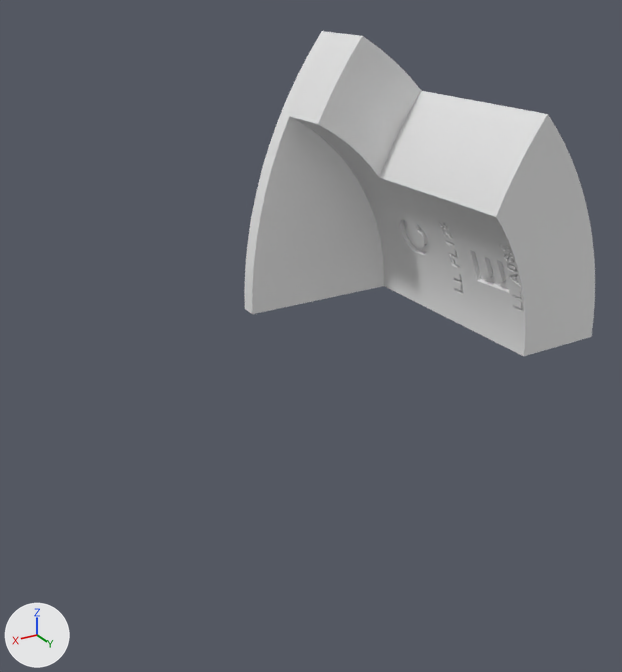
Before and after pictures for a commit that changed the glTF model Airspace/ELW.glb.
The view is the same before and after, from a camera (50 mm lens) standing at (36.0, 58.7, 37.3) and looking at (-6.5, -12.1, 1.9). Arrows for +X, +Y and +Z are at lower left; the lights stay in place. Mesh edges are drawn as thin lines on the coarser meshes.

In view in the first picture: 'MeshPrimDef', 'MeshPrimDef_1'.
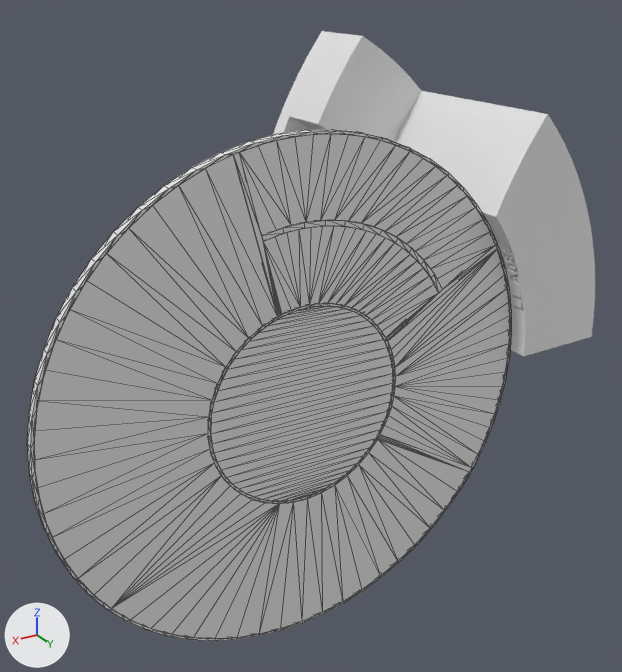
Where the change shows, as pixel boxes (x1, y1, x2, y2) in the pictures (622 x 672 px):
'MeshPrimDef_7', added: after (34, 155, 469, 639)
'MeshPrimDef_5', added: after (211, 306, 393, 501)
'MeshPrimDef_3', added: after (239, 134, 495, 289)
'MeshPrimDef_6', added: after (380, 249, 510, 468)
'MeshPrimDef_4', added: after (263, 226, 439, 337)
'MeshPrimDef_2', added: after (27, 129, 511, 641)
'MeshPrimDef', unchanged, covered by the edit: before (245, 31, 489, 331); after (273, 31, 489, 176)

The change, as a list of edits to the scene's bpy script:
```text
Add me_body8:
    me_body8.from_pydata(...)  # 128 vertices, 252 faces; spans x -20.6..24.7, y -2.5..-2.0, z -24.7..23.8
Add me_body7:
    me_body7.from_pydata(...)  # 56 vertices, 108 faces; spans x -24.7..-8.4, y -2.5..-2.0, z -13.2..11.7
Add me_body6:
    me_body6.from_pydata(...)  # 120 vertices, 236 faces; spans x -9.8..9.8, y -2.5..-2.0, z -9.8..9.8
Add me_body5:
    me_body5.from_pydata(...)  # 70 vertices, 136 faces; spans x -14.8..4.2, y -2.5..-2.0, z 5.0..17.0
Add me_body4:
    me_body4.from_pydata(...)  # 74 vertices, 144 faces; spans x -21.6..6.1, y -2.5..-2.0, z 8.6..24.7
Add me_body3:
    me_body3.from_pydata(...)  # 478 vertices, 992 faces; spans x -25.0..25.0, y -3.0..-2.0, z -25.0..25.0
Add ob_meshprimdef_7:
    ob_meshprimdef_7 = bpy.data.objects.new('MeshPrimDef_7', me_body8)
    ob_meshprimdef_7.location = (0.0, 0.0, 0.0)
Add ob_meshprimdef_6:
    ob_meshprimdef_6 = bpy.data.objects.new('MeshPrimDef_6', me_body7)
    ob_meshprimdef_6.location = (0.0, 0.0, 0.0)
Add ob_meshprimdef_5:
    ob_meshprimdef_5 = bpy.data.objects.new('MeshPrimDef_5', me_body6)
    ob_meshprimdef_5.location = (0.0, 0.0, 0.0)
Add ob_meshprimdef_4:
    ob_meshprimdef_4 = bpy.data.objects.new('MeshPrimDef_4', me_body5)
    ob_meshprimdef_4.location = (0.0, 0.0, 0.0)
Add ob_meshprimdef_3:
    ob_meshprimdef_3 = bpy.data.objects.new('MeshPrimDef_3', me_body4)
    ob_meshprimdef_3.location = (0.0, 0.0, 0.0)
Add ob_meshprimdef_2:
    ob_meshprimdef_2 = bpy.data.objects.new('MeshPrimDef_2', me_body3)
    ob_meshprimdef_2.location = (0.0, 0.0, 0.0)
```
